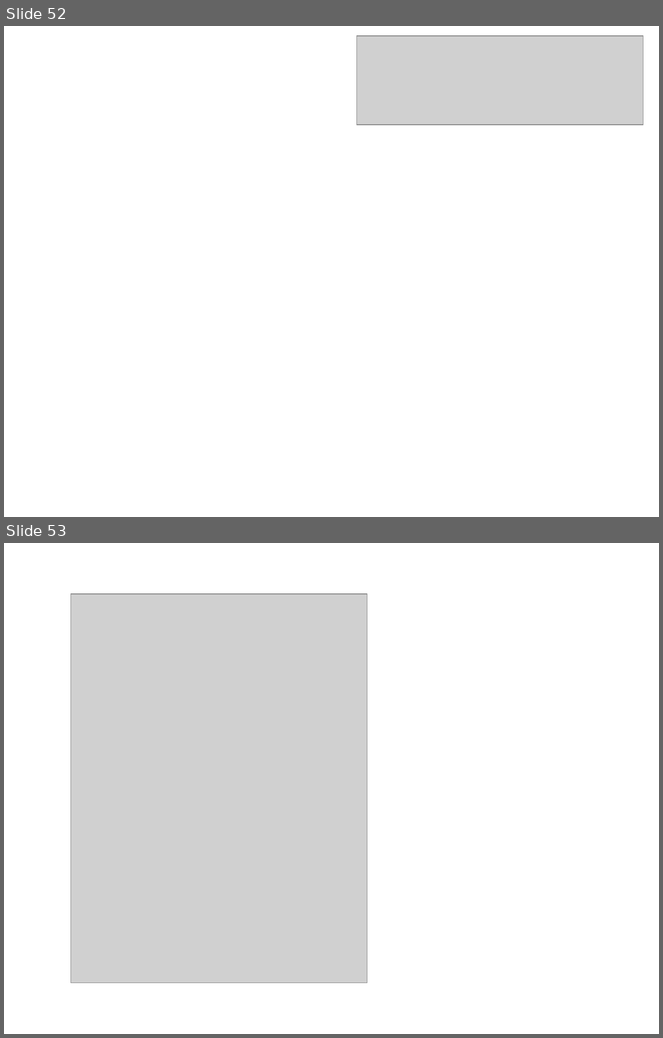
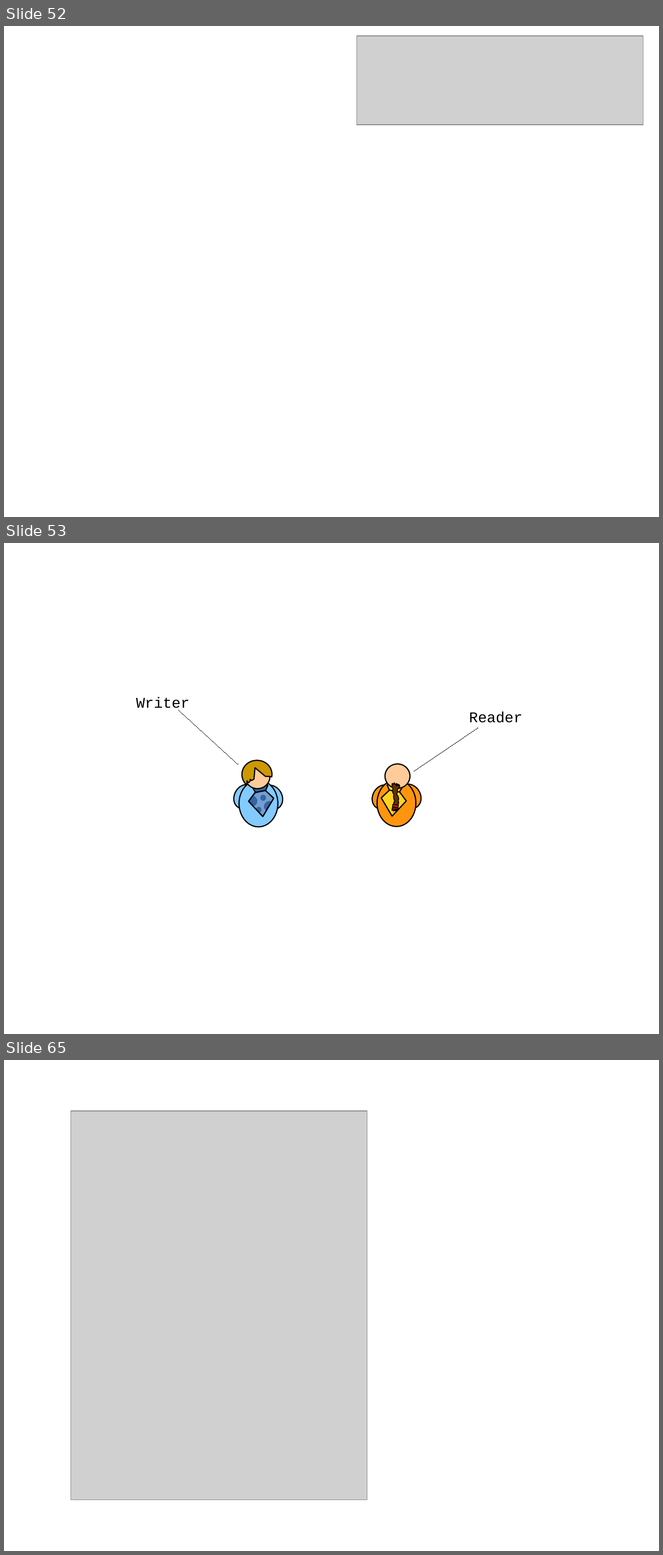
Before and after one commit to xdoo/schema_evolution_demo, a slide deck: Folien.odp. Shown one above the other, each under a label of ours: slides 52 and 53 before the commit, slides 52, 53 and 65 after it; the slides between them are not shown. The pictures are 663x1038 and 663x1555 pixels, drawn with LibreOffice and Linux fonts; fonts in the diff are those of the drawing; grey boxes stand for pictures; background and template pictures are left out. Boxes give left, top, right and bottom in pixels: in the first picture for what was removed or moved away, otherwise in the second. Text is boxed around its words. In the diff, an @@ line names an element or a change of style, - is before the commit and + after.

```diff
--- a/Folien.odp
+++ b/Folien.odp
@@ slide 53 added at [4, 543, 659, 1034], background #FFFFFF @@
@@ text added at [136, 697, 190, 712], 18 pt, text #000000 @@
+Writer
@@ line added from (179, 710) to (238, 765), #000000 0 pt @@
@@ text added at [469, 711, 523, 723], 18 pt, text #000000 @@
+Reader
@@ line added from (478, 728) to (414, 771), #000000 0 pt @@
@@ group added at [230, 760, 288, 827]: 6 freeform shapes, 4 ellipses @@
@@ group added at [369, 764, 426, 827]: 4 freeform shapes, 4 ellipses, 1 rectangle @@
@@ what was slide 53 is now slide 65 @@
```
Also in this commit, not shown: 1 slide changed, 11 other slides added, 1 other file.
